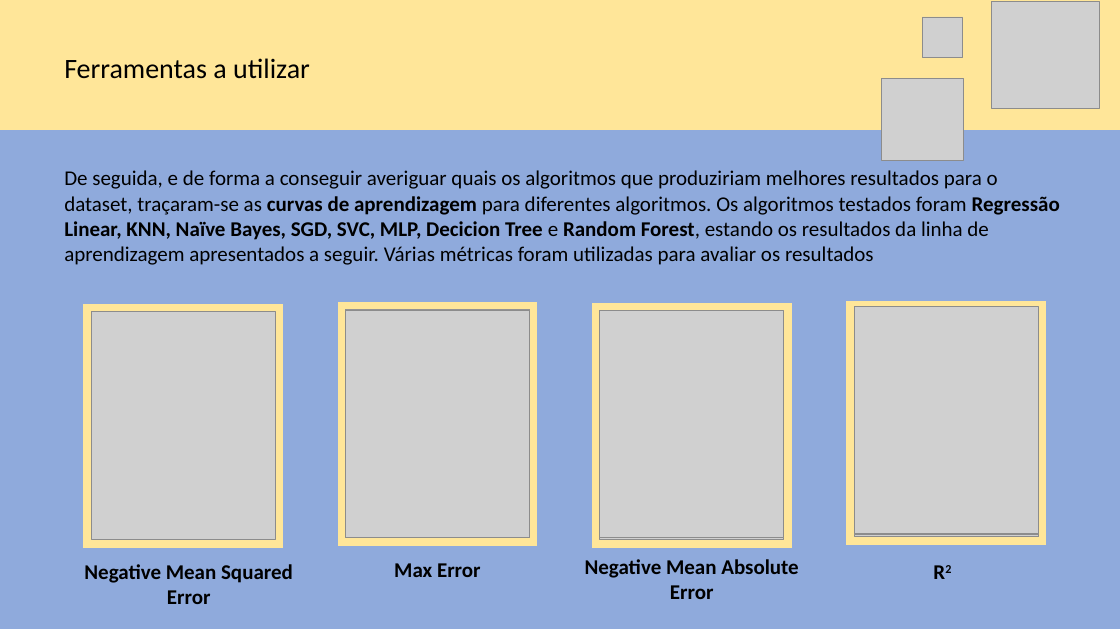
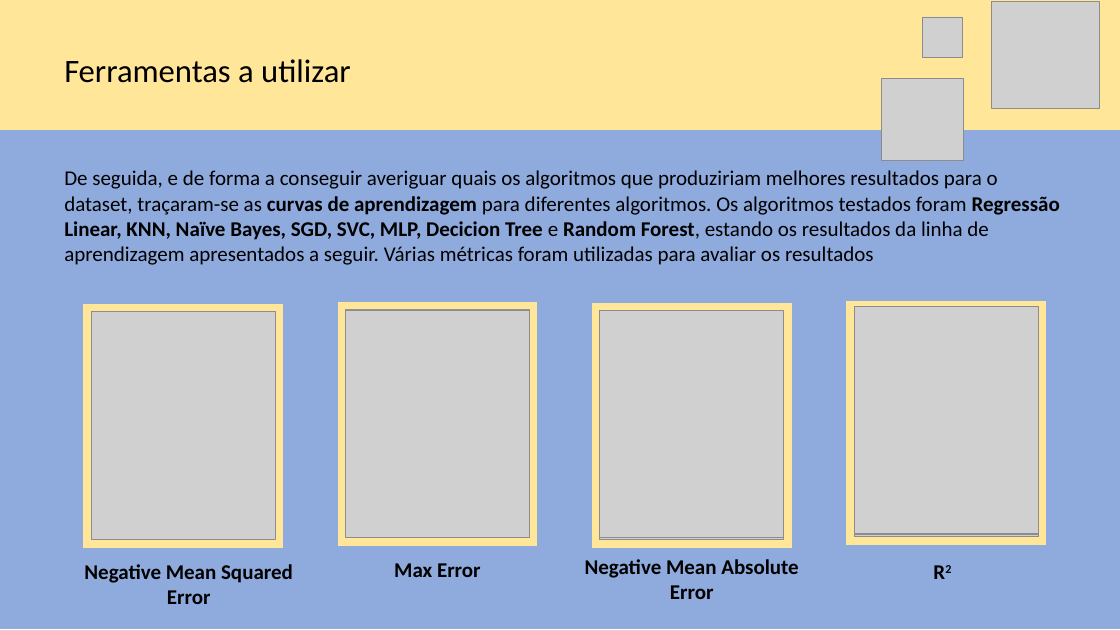
Before and after one commit to fsbarros98/IART_classes, a slide deck: slide 4 of COVID-19/presentations/Checkpoint 10 de Maio.pptx. Drawn at 1120x630 pixels with LibreOffice and Linux fonts; fonts in the diff are those of the drawing; grey boxes stand for pictures. Boxes give left, top, right and bottom in pixels: in the first picture for what was removed or moved away, otherwise in the second. Text is boxed around its words. In the diff, an @@ line names an element or a change of style, - is before the commit and + after.

```diff
--- a/COVID-19/presentations/Checkpoint 10 de Maio.pptx
+++ b/COVID-19/presentations/Checkpoint 10 de Maio.pptx
@@ text "Ferramentas a utilizar" at (64,59,351,83): size 24 to 28 pt @@
```
Also in this commit, not shown: 5 other slides changed, 9 other files.
